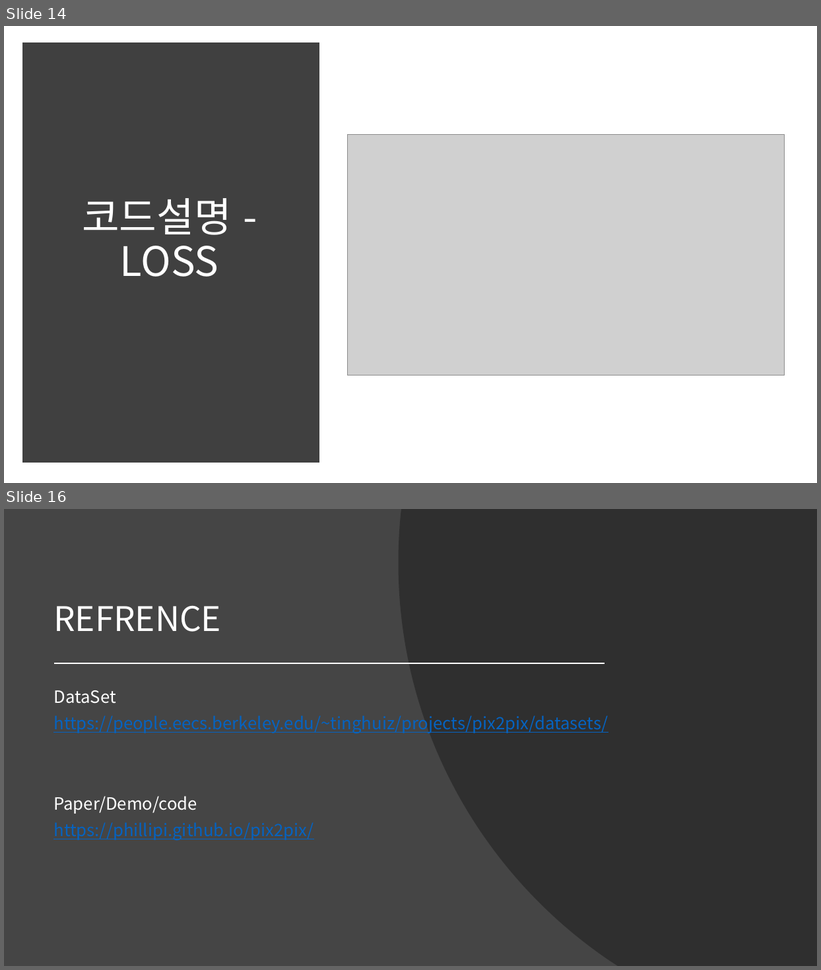
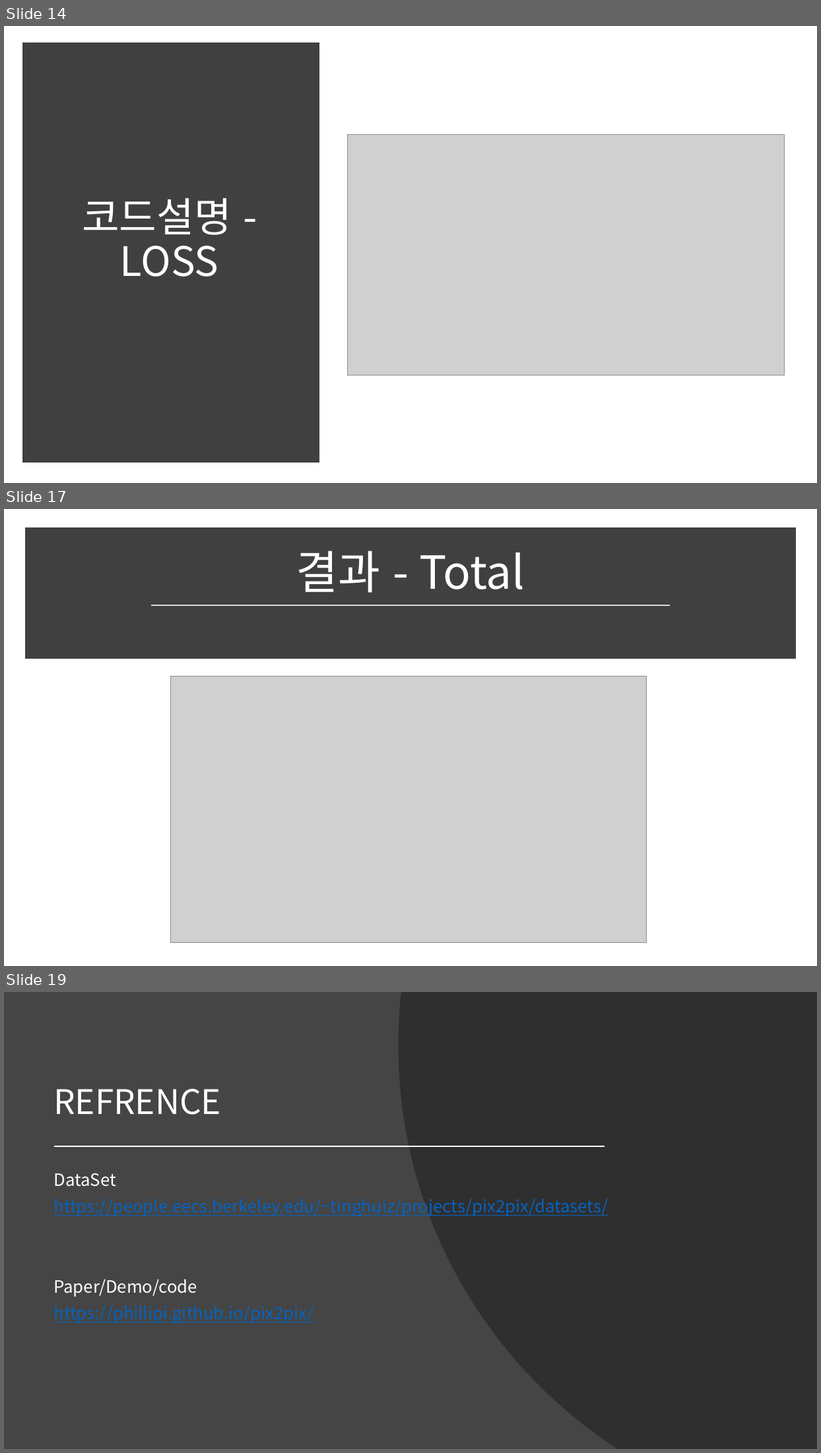
Before and after one commit to jjeamin/Data_mining, a slide deck: project/최종보고서_정재민.pptx. Shown one above the other, each under a label of ours: slides 14 and 16 before the commit, slides 14, 17 and 19 after it; the slides between them are not shown. The pictures are 821x970 and 821x1453 pixels, drawn with LibreOffice and Linux fonts; fonts in the diff are those of the drawing; grey boxes stand for pictures. Boxes give left, top, right and bottom in pixels: in the first picture for what was removed or moved away, otherwise in the second. Text is boxed around its words. In the diff, an @@ line names an element or a change of style, - is before the commit and + after.

```diff
--- a/project/최종보고서_정재민.pptx
+++ b/project/최종보고서_정재민.pptx
@@ slide 17 added at box(4, 509, 817, 966), background #FFFFFF @@
@@ rectangle added at box(29, 532, 792, 656), fill #404040, outline #404040 10 pt @@
@@ title added at box(296, 551, 525, 593), 54 pt, text #FFFFFF @@
+결과 - Total
@@ line added from (152, 605) to (670, 605), #D9D9D9 1.75 pt @@
@@ picture added at box(170, 676, 647, 943) @@
@@ what was slide 16 is now slide 19 @@
```
Also in this commit, not shown: 2 slides changed, 2 other slides added, 1 other file.
